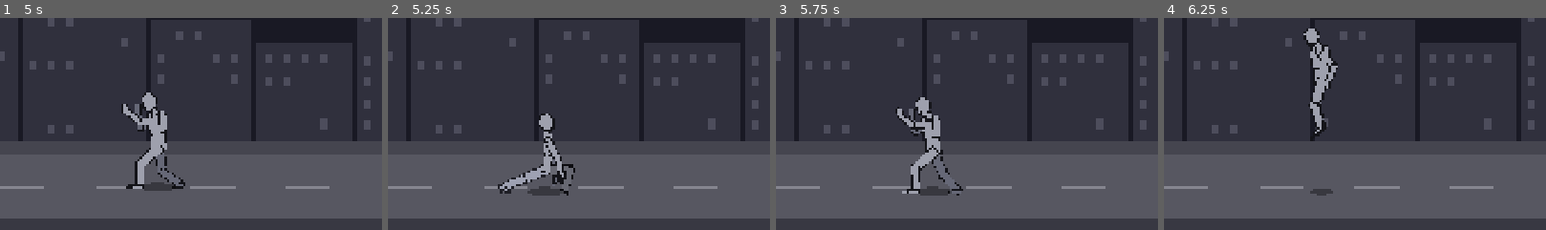
Above: before the commit, frames 1-4 (left to right).
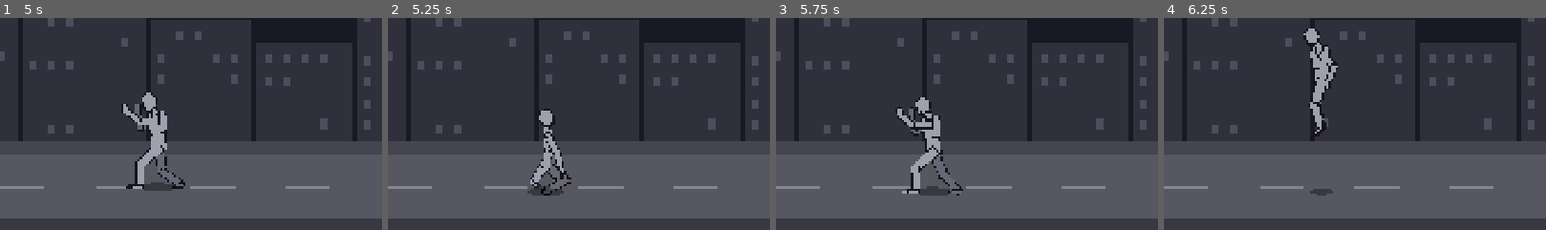
Above: after the commit, the same moments.

Repository: jetomev/cyberbrawling-my-way-to-my-love
Game: Godot game, scene res://scenes/main.tscn
The game is run twice, just before and just after one commit, with the same random seed, the same clock (stepped at 60 frames per second) and the same inputs.
Inputs (mouse positions are % of the whole screen's width and height, from its top left):
- Up to frame 1 (5 s): tap Enter at 0.5 s; move the mouse to (72, 44) at 0.52 s; hold Right (move_right) 0.53-1.25 s; hold D (block) 0.53-1.25 s; click (72, 44) at 0.67 s; tap Space (jump) at 0.77, 1.07, 3.77, 4.07 s; tap S (kick) at 0.8 s; drag from (30, 54) to (45, 70) at 1.27 s; move the mouse to (60, 27) at 2.02 s; hold Right (move_right) 2.03-2.75 s; tap A (punch) at 2.1 s; tap C (roll) at 2.3 s; drag from (45, 70) to (20, 34) at 2.77 s; move the mouse to (80, 65) at 3.52 s; hold Left (move_left) 3.53-4.25 s; hold W (run) 3.53-4.25 s; tap X (stance) at 3.8 s; drag from (20, 34) to (35, 24) at 4.27 s
- Up to frame 2 (5.25 s): move the mouse to (55, 49) at 5.02 s; hold Down (move_down) from 5.03 s (still down); tap Z (sweep) at 5.1 s; click (55, 49) at 5.17 s
- Up to frame 3 (5.75 s): keep holding Down (move_down); tap Space (jump) at 5.3 s
- Up to frame 4 (6.25 s): release Down (move_down) at 5.75 s; drag from (35, 24) to (30, 54) at 5.77 s
The pictures show only the part of the screen within x 0-50%, y 38-88%; the shares and areas given below are measured in that part.

Frame 1 is identical in both runs. In frame 2, 1.6% of the frame differs, in the area x 28-49%, y 42-84%; in frame 3, 0.1%; in frame 4, nothing differs.

Commit message:
form: the sweep turns on its foot; the sweeping foot comes round, no jumps
On the sweep the drawing flips round at each quarter turn, about the spot under his hips. The foot he turns on was
44 px ahead of that spot, so it jumped 96 px in one frame each time, and the straight back leg jumped 222 px from one
side to the other.

- Sinking, he draws the front foot in under his hips (a one-legged squat over the support foot, the deep squat now
  66 px hip to ankle) and turns on it there, so it stays put through the turn: 15 px a frame at most, all of it the
  slide in and out.
- The sweeping leg, held straight out along the turn ("spin_short_b"), points at the camera as it comes round: its
  reach along the street shrinks by the turn while the foot stays as low. 59 px a frame at most, its speed.

Left as it is: the head and the front hand still jump 60 to 100 px in the frame the drawing flips (his bent-over upper
body is mirrored in one go). Narrowing the whole drawing edge-on would fix it, but the team's third review ruled
against squashing him on a spin, and a test holds that; it's their call.

Tests: 157, up from 156.

Co-Authored-By: Claude Opus 5.5 <noreply@anthropic.com>

Diff:
--- a/game/scripts/present/poses.gd
+++ b/game/scripts/present/poses.gd
@@ -40,7 +40,8 @@
 ##   kick lands staggered) instead of reaching together (a two-footed jump, as recorded);
 ## - "knees_out" (0 to 1) the back knee points back instead of forward: a horse stance, whose knees point out over
 ##   their own feet, seen from the front (the power punch's load). On the way the knee turns through pointing at the
-##   camera, where the leg shows straight
+##   camera, where the leg shows straight;
+## - "spin_short_b" (0 or 1) the back leg, held out along a spin, draws shorter as it points at the camera (the sweep)
 
 const Moves := preload("res://scripts/sim/moves.gd")
 
@@ -72,11 +73,11 @@
 
 ## Keys a pose may hold besides bones: shared or automatic parts that bake() turns into bone angles.
 const SOFT_KEYS := ["hip_x", "hip_y", "hip_turn", "torso", "open_f", "open_b", "cover_f", "cover_b", "rise_f", "rise_b",
-	"spin", "turn", "pivot_f", "pivot_b", "fore_f", "fore_b", "feet", "step_f", "step_b", "lift_f", "lift_b", "spin_upper", "turn_upper", "upper_f", "upper_b", "spin_head", "relaxed", "tall", "tumble", "land_spread", "knees_out"]
+	"spin", "turn", "pivot_f", "pivot_b", "fore_f", "fore_b", "feet", "step_f", "step_b", "lift_f", "lift_b", "spin_upper", "turn_upper", "upper_f", "upper_b", "spin_head", "relaxed", "tall", "tumble", "land_spread", "knees_out", "spin_short_b"]
 ## Keys that switch something on rather than bend it: a follow-through never carries them further.
 const SWITCH_KEYS := ["open_f", "open_b", "cover_f", "cover_b", "rise_f", "rise_b", "spin", "turn", "pivot_f", "pivot_b",
 	"fore_f", "fore_b", "feet", "step_f", "step_b", "lift_f", "lift_b", "spin_upper", "turn_upper", "upper_f", "upper_b",
-	"spin_head", "relaxed", "tall", "tumble", "land_spread", "knees_out"]
+	"spin_head", "relaxed", "tall", "tumble", "land_spread", "knees_out", "spin_short_b"]
 
 ## The whip (D-21): in a strike the hips move first and the fist or foot arrives last. Each key is read this many
 ## ticks ahead on the move's curve, so the hips lead, the spine follows, then the shoulder and the upper limb; the
@@ -96,7 +97,7 @@
 ## 50 ms before contact, as the testers asked, then drives all at once, the body two frames ahead of the fist.
 const LOAD_END := {"power_punch": 1}
 const FOOT_LENGTH := 24.0  # ankle to the ball of the foot
-const SQUAT_LEG := 72.0  # hip to ankle in a deep squat on one leg ("tall" -1)
+const SQUAT_LEG := 66.0  # hip to ankle in a deep squat on one leg ("tall" -1: the sweep, the foot under the hips)
 const KNEE_CLEAR := 15.0  # a swinging knee stays at least this far above the street
 const KNEE_STAND := 14.0  # a standing knee stays at least this far above its ankle (no kneeling)
 ## His shoulder width, outside to outside. The game draws him from the side, where it never shows, so it comes from
@@ -119,7 +120,7 @@
 	"leg_f_upper": -47.3, "leg_f_lower": 48.9, "leg_b_upper": 22.6, "leg_b_lower": 19.9, "hip_y": 0.0,
 	"open_f": 0.0, "open_b": 0.0, "hip_x": 0.0, "hip_turn": 0.0, "cover_f": 1.0, "cover_b": 1.0, "rise_f": 0.0,
 	"rise_b": 0.15, "spin": 0.0, "turn": 0.0, "pivot_f": 0.0, "pivot_b": 45.0, "fore_f": 0.0, "fore_b": 0.0,
-	"feet": 0.0, "step_f": 0.0, "step_b": 0.0, "lift_f": 0.0, "lift_b": 0.0, "spin_upper": 0.0, "turn_upper": 0.0, "upper_f": 0.0, "upper_b": 0.0, "spin_head": 0.0, "relaxed": 0.0, "tall": 0.0, "tumble": 0.0, "land_spread": 0.0, "knees_out": 0.0,
+	"feet": 0.0, "step_f": 0.0, "step_b": 0.0, "lift_f": 0.0, "lift_b": 0.0, "spin_upper": 0.0, "turn_upper": 0.0, "upper_f": 0.0, "upper_b": 0.0, "spin_head": 0.0, "relaxed": 0.0, "tall": 0.0, "tumble": 0.0, "land_spread": 0.0, "knees_out": 0.0, "spin_short_b": 0.0,
 }
 const HEAD_LEAD := 6  # on a spin the head looks round first: it reads the spin this many frames ahead
 ## Where the ankles stand in the guard, from the hip joint: the guard's legs are solved for these spots.
@@ -234,17 +235,19 @@
 	# hands on or near the floor; the leg comes round to the ankles in front; finish the circle; rise to guard. The leg
 	# stays straight out behind him while the whole body turns once, so the foot goes all the way round (the testers,
 	# 00:57 on 66ce4c6: seen from above it cut through the middle and covered only part of the circle); it passes the
-	# enemy's ankles halfway round, his back to the enemy, the way a back sweep does
+	# enemy's ankles halfway round, his back to the enemy, the way a back sweep does. Sinking, he draws the front foot in
+	# under his hips and turns on it there (a one-legged squat over the support foot), so the drawing, which turns
+	# about the spot under him, turns about that foot: it stays put (it jumped 96 px in a frame at each quarter turn)
 	"sweep": [["start", {}],
-		["windup", {"tall": -1.0, "hip_y": 32.0, "step_b": -75.0, "step_f": 8.0, "torso": 26.0, "head": -8.0, "cover_f": 0.0, "cover_b": 0.0, "open_f": 1.0, "open_b": 1.0,
+		["windup", {"spin_short_b": 1.0, "tall": -1.0, "hip_y": 36.0, "step_b": -75.0, "step_f": -44.0, "torso": 26.0, "head": -8.0, "cover_f": 0.0, "cover_b": 0.0, "open_f": 1.0, "open_b": 1.0,
 			"arm_f_upper": 30.0, "arm_f_lower": -20.0, "arm_b_upper": 20.0, "arm_b_lower": -20.0, "leg_b_upper": 68.0, "leg_b_lower": 0.0}],
-		["sweep", {"spin": 120.0, "pivot_f": 120.0, "tall": -1.0, "hip_y": 38.0, "torso": 34.0, "head": -10.0, "cover_f": 0.0, "cover_b": 0.0, "open_f": 1.0, "open_b": 1.0,
+		["sweep", {"spin_short_b": 1.0, "step_f": -44.0, "spin": 120.0, "pivot_f": 120.0, "tall": -1.0, "hip_y": 38.0, "torso": 34.0, "head": -10.0, "cover_f": 0.0, "cover_b": 0.0, "open_f": 1.0, "open_b": 1.0,
 			"arm_f_upper": 20.0, "arm_f_lower": -10.0, "arm_b_upper": 10.0, "arm_b_lower": -10.0, "leg_b_upper": 68.0, "leg_b_lower": 0.0}],
-		["active", {"spin": 180.0, "pivot_f": 180.0, "tall": -1.0, "hip_y": 38.0, "torso": 28.0, "head": -6.0, "cover_f": 0.0, "cover_b": 0.0, "open_f": 1.0, "open_b": 1.0,
+		["active", {"spin_short_b": 1.0, "step_f": -44.0, "spin": 180.0, "pivot_f": 180.0, "tall": -1.0, "hip_y": 38.0, "torso": 28.0, "head": -6.0, "cover_f": 0.0, "cover_b": 0.0, "open_f": 1.0, "open_b": 1.0,
 			"arm_f_upper": 20.0, "arm_f_lower": -10.0, "arm_b_upper": 10.0, "arm_b_lower": -10.0, "leg_b_upper": 68.0, "leg_b_lower": 0.0}],
-		["active_end", {"spin": 260.0, "pivot_f": 260.0, "tall": -1.0, "hip_y": 38.0, "torso": 24.0, "head": -4.0, "cover_f": 0.0, "cover_b": 0.0, "open_f": 1.0, "open_b": 1.0,
+		["active_end", {"spin_short_b": 1.0, "step_f": -44.0, "spin": 260.0, "pivot_f": 260.0, "tall": -1.0, "hip_y": 38.0, "torso": 24.0, "head": -4.0, "cover_f": 0.0, "cover_b": 0.0, "open_f": 1.0, "open_b": 1.0,
 			"arm_f_upper": 20.0, "arm_f_lower": -10.0, "arm_b_upper": 10.0, "arm_b_lower": -10.0, "leg_b_upper": 68.0, "leg_b_lower": 0.0}],
-		["follow", {"spin": 360.0, "pivot_f": 360.0, "tall": -0.8, "hip_y": 30.0, "torso": 18.0, "cover_f": 0.0, "cover_b": 0.0,
+		["follow", {"spin_short_b": 1.0, "step_f": -44.0, "spin": 360.0, "pivot_f": 360.0, "tall": -0.8, "hip_y": 30.0, "torso": 18.0, "cover_f": 0.0, "cover_b": 0.0,
 			"arm_f_upper": 30.0, "arm_f_lower": -40.0, "arm_b_upper": 20.0, "arm_b_lower": -40.0, "leg_b_upper": 66.0, "leg_b_lower": 6.0}],
 		["end", {"spin": 360.0, "pivot_f": 360.0}]],
 	# C: the evasion roll (Javier, 2026-11-02 21:56). No recorded roll yet (CMU 128_09 "Run Roll Underneath" waits on
@@ -855,6 +858,20 @@
 		if grounded and (_end("leg_%s_upper" % side, out)[0] as Vector2).y > -KNEE_CLEAR:
 			_lift_knee(out, side)
 			_settle_foot(out, side, grounded)
+	# a back leg held straight out along a spin ("spin_short_b") points at the camera as it comes round: its reach along
+	# the street shrinks by the turn while the foot stays as low, so the foot sweeps through instead of jumping across
+	# when the drawing flips (the sweep's foot jumped 222 px). The leg is re-aimed and drawn shorter to match
+	var along: float = clampf(pose.get("spin_short_b", 0.0), 0.0, 1.0)
+	if along > 0.0:
+		var k := lerpf(1.0, maxf(absf(cos(deg_to_rad(out["spin"]))), 0.12), along)
+		var hip_end: Array = _end("hip", out)
+		var joint: Vector2 = hip_end[0] + (BONES["leg_b_upper"][1] as Vector2).rotated(hip_end[1])
+		var leg: Vector2 = (_end("leg_b_lower", out)[0] as Vector2) - joint
+		var seen := Vector2(leg.x * k, leg.y)
+		var share: float = seen.length() / maxf(leg.length(), 1.0)
+		out["leg_b_upper"] += rad_to_deg(seen.angle() - leg.angle())
+		out["short_b_upper"] = out.get("short_b_upper", 1.0) * share
+		out["short_b_lower"] = out.get("short_b_lower", 1.0) * share
 	_cover(out, pose)
 	return out
 
--- a/game/tests/test_hero_view.gd
+++ b/game/tests/test_hero_view.gd
@@ -310,6 +310,27 @@
 	v.free()
 
 
+func test_the_sweep_turns_on_its_foot() -> void:
+	# the sweep turns on the front foot: that foot stays put through the whole turn (it jumped 96 px in one frame at
+	# each quarter turn, when the drawing flips round), and the sweeping foot comes round past the camera instead of
+	# jumping across (it jumped 222 px). Measured on the drawing, frame to frame
+	var t := Tuning.fresh()
+	var v = HeroView.new()
+	var prev = null
+	var pivot := 0.0
+	var sweeping := 0.0
+	for tick in Moves.length("sweep", t):
+		v.apply(Poses.angles("sweep", tick, t))
+		var q: Dictionary = v.points()
+		if prev != null:
+			pivot = maxf(pivot, (q["foot_f"] as Vector2).distance_to(prev["foot_f"]))
+			sweeping = maxf(sweeping, (q["foot_b"] as Vector2).distance_to(prev["foot_b"]))
+		prev = q
+	check(pivot <= 16.0, "the foot he turns on never jumps (%.0f px in a frame at most)" % pivot)
+	check(sweeping <= 70.0, "the sweeping foot comes round, never jumps across (%.0f px in a frame at most)" % sweeping)
+	v.free()
+
+
 func test_the_flying_kick_lands_into_a_balanced_guard() -> void:
 	# the testers' joint session on f744019 (23:29): the flying kick's landing is abrupt; it should absorb into a
 	# balanced guard. Through the touchdown no hand or foot jumps further in a frame than in a steady run, and the hips
